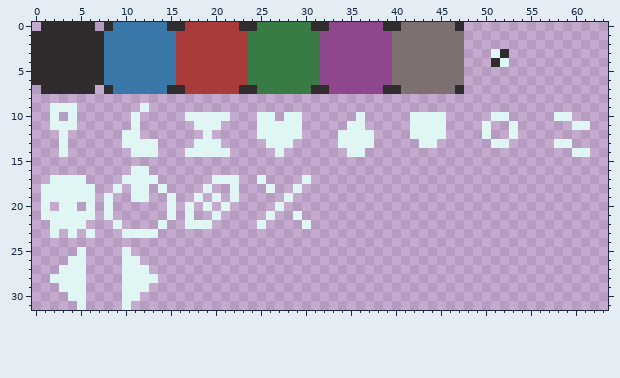
Pixel-art file, stored at asset_src/graphics/gui/ui.ase. Above: the version before the commit.
64x32 pixels, 1 frame.
The same view after the edit:
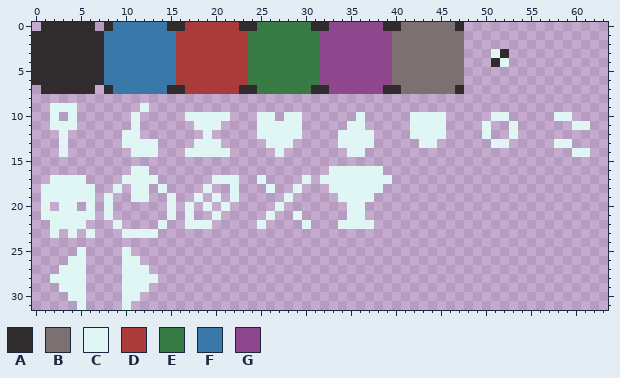
Palette (. is transparent): A #302c2e  B #7d7071  C #dff6f5  D #a93b3b  E #397b44  F #3978a8  G #8e478c
Change:
@@ x 30..41 @@
 15 ............
-16 ............
-17 C...........
-18 ............
-19 ............
-20 ............
-21 ............
-22 C...........
+16 ...CCCCCC...
+17 C.CCCCCCCC..
+18 ...CCCCCC...
+19 ....CCCC....
+20 .....CC.....
+21 .....CC.....
+22 C...CCCC....
 23 ............
Pixel boxes of the changes (left, top, right, bottom) in both pictures:
added: (320, 166, 392, 229)
